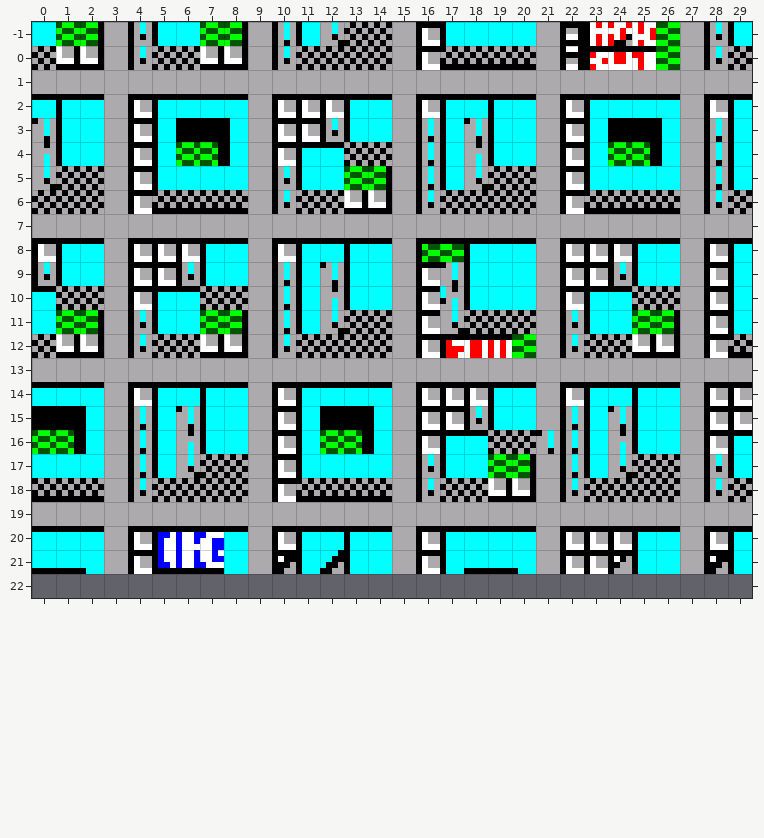
A Tiled map (JSON) gets an edit: res/maps/city8x.json. Above: the version before the commit.
Cells are 8x8 px. Shown: x 0..29, y -1..22. The old version is drawn lined up with the new one.
Once edited:
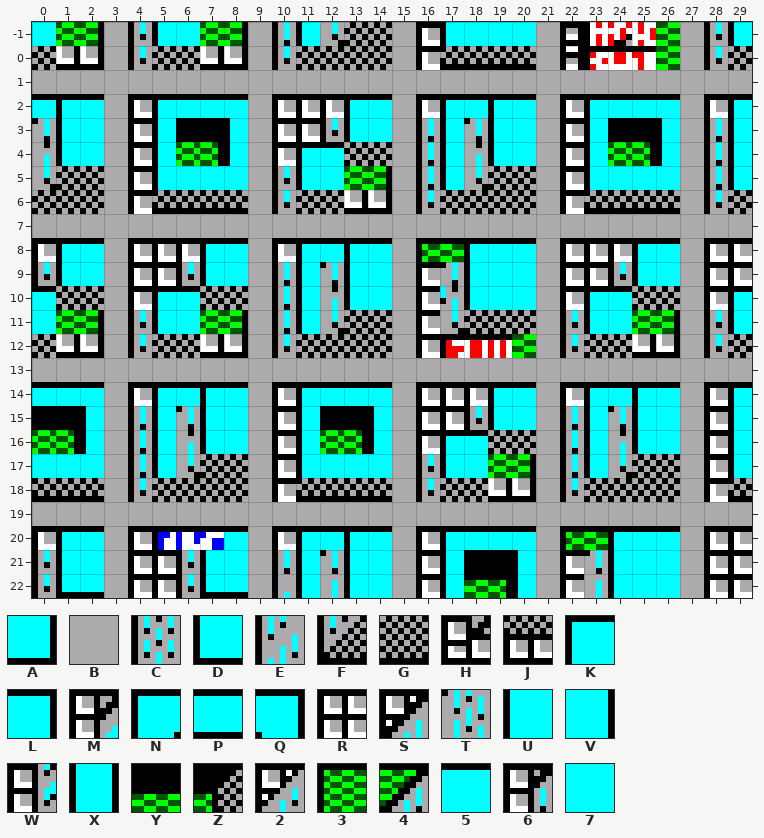
Key: from "City-Sheet16x": A 0, B 3, C 4, D 5, E 6, F 20, G 21, H 23, J 24, K 32, L 33, M 34, N 35, P 36, Q 37, R 38, S 40, T 41, U 42, V 43, W 44, X 45, Y 46, Z 47, 2 53, 3 56, 4 57, 5 58, 6 59, 7 61.
_ is an empty cell.
Change:
{"change": "map size 30x22 -> 30x23 cells"}
{"where": "layer \"Tile Layer 2\""}
{"y":9,"x":28,"old":"MN","new":"RR"}
{"y":10,"x":28,"old":"WX","new":"RR"}
{"y":11,"x":28,"old":"WX","new":"2K"}
{"y":12,"x":28,"old":"W","new":"C"}
{"y":13,"x":28,"old":"HJ","new":"FG"}
{"y":15,"x":28,"old":"RR","new":"MN"}
{"y":16,"x":28,"old":"RR","new":"WX"}
{"y":17,"x":21,"old":"T","new":"B"}
{"y":17,"x":28,"old":"2K","new":"WX"}
{"y":18,"x":28,"old":"C","new":"W"}
{"y":19,"x":28,"old":"FG","new":"HJ"}
{"y":21,"x":0,"old":"PPQ","new":"2KL"}
{"y":21,"x":22,"old":"RR2K","new":"34K5"}
{"y":21,"x":28,"old":"SN","new":"RR"}
{"y":22,"x":0,"old":"______________________________","new":"CDABRRCDABEXTUVBWXYZXB6TU7VBRR"}
{"label":"changed","picture_box":[32,244,752,598]}
